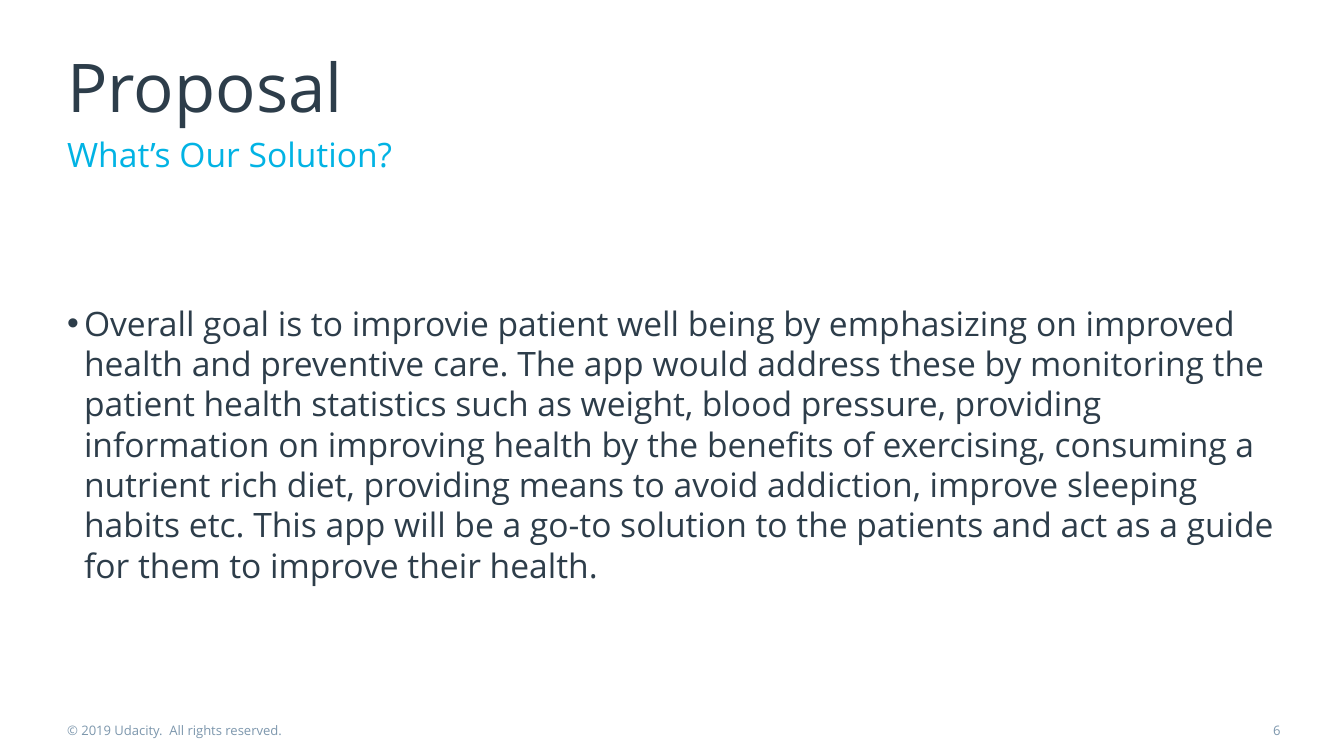
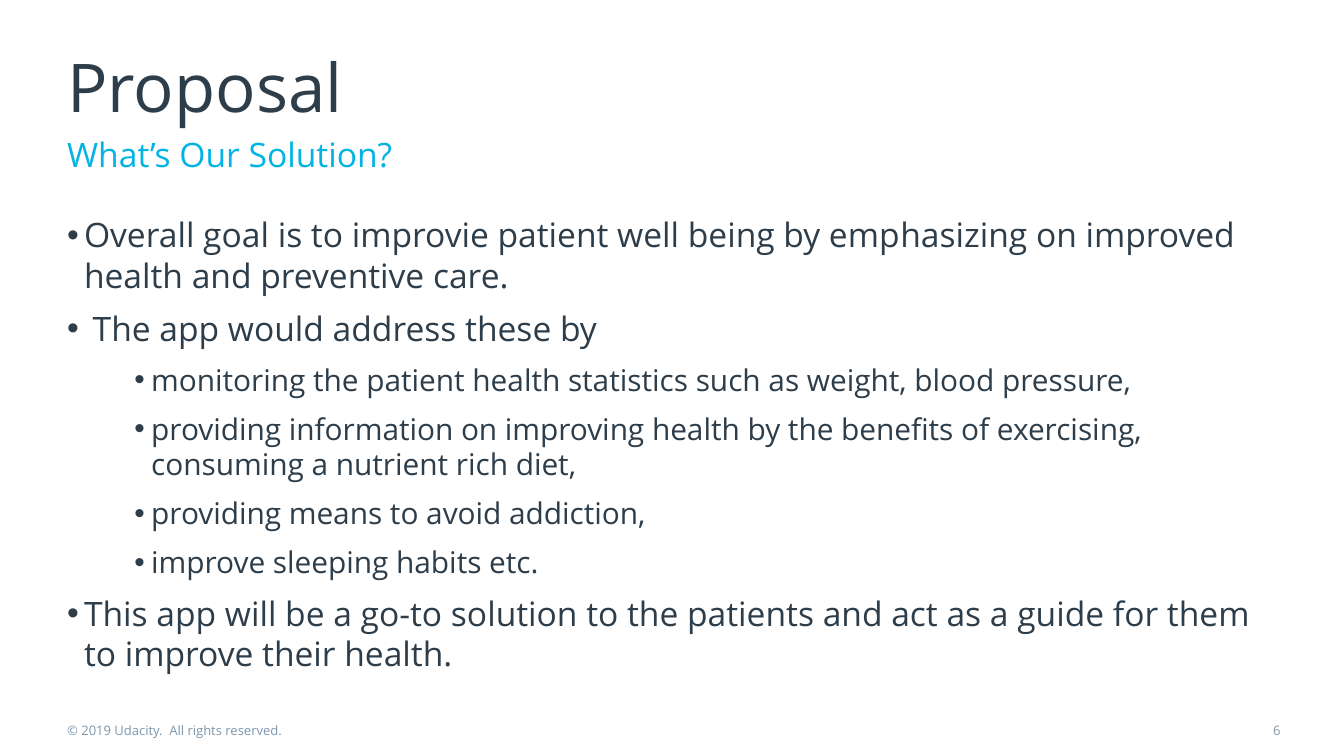
Before and after one commit to Sargam5360/Product_Manager_Nanodegree, a slide deck: slide 6 of product-pitch-template.pptx. Drawn at 1344x756 pixels with LibreOffice and Linux fonts; fonts in the diff are those of the drawing. Boxes give left, top, right and bottom in pixels: in the first picture for what was removed or moved away, otherwise in the second. Text is boxed around its words. In the diff, an @@ line names an element or a change of style, - is before the commit and + after.

```diff
--- a/product-pitch-template.pptx
+++ b/product-pitch-template.pptx
@@ text at bbox=[84, 221, 1250, 634]: text changed; size 18 to 16 pt @@
-• Overall goal is to improvie patient well being by emphasizing on improved health and preventive care. The app would address these by monitoring the patient health statistics such as weight, blood pressure, providing information on improving health by the benefits of exercising, consuming a nutrient rich diet, providing means to avoid addiction, improve sleeping habits etc. This app will be a go-to solution to the patients and act as a guide for them to improve their health.
+• Overall goal is to improvie patient well being by emphasizing on improved health and preventive care.
+• The app would address these by
+  • monitoring the patient health statistics such as weight, blood pressure,
+  • providing information on improving health by the benefits of exercising, consuming a nutrient rich diet,
+  • providing means to avoid addiction,
+  • improve sleeping habits etc.
+• This app will be a go-to solution to the patients and act as a guide for them to improve their health.
```
Also in this commit, not shown: 12 other slides changed, 1 slide added.
